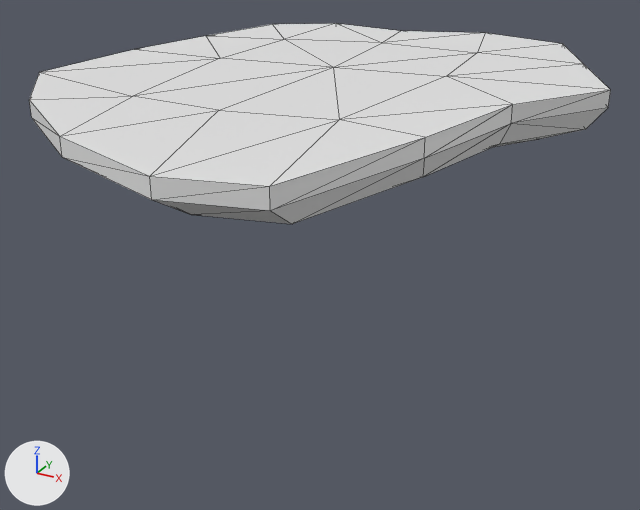
The OBJ model Tiny_Giant/Assets/Assets/Level2SecondPlat.obj as it was, and as the next commit left it.
The view is the same before and after, from a 50 mm camera at (62.4, -88.9, 44.3) aimed at (-13.6, 49.3, -24.8). The lights are fixed; the arrows at lower left show +X, +Y and +Z. Mesh edges are drawn as thin lines. Where no turn or scale is listed for an object, it has been applied to the vertices.

Script lines for the objects in view, before the commit:
```python
me_level2secondplat = bpy.data.meshes.new('Level2SecondPlat')
me_level2secondplat.from_pydata(...)  # 82 vertices, 160 faces; spans x -59.6..34.1, y -9.5..106.2, z 0.3..10.0
ob_level2secondplat = bpy.data.objects.new('Level2SecondPlat', me_level2secondplat)
ob_level2secondplat.location = (0.0, 0.0, 0.0)
```
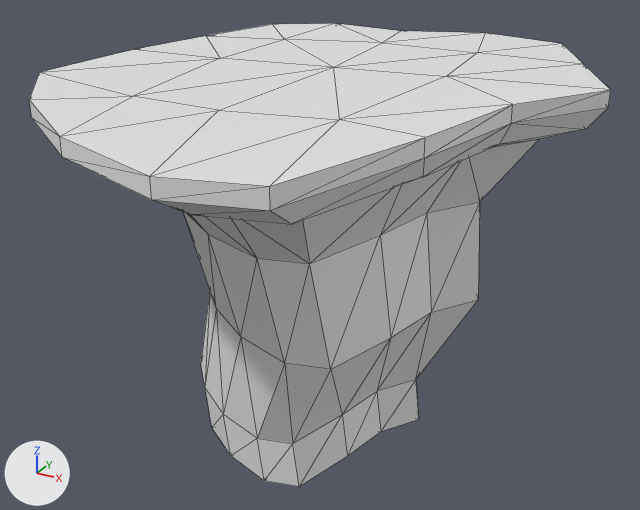
Commit message: level 2 progress

What the commit changed:
me_level2secondplat is used by ob_level2secondplat; location (0.0, 0.0, 0.0).
me_level2secondplat had 82 vertices, 160 faces and spanned x -59.6..34.1, y -9.5..106.2, z 0.3..10.0.
me_level2secondplat now has 146 vertices, 288 faces and spans x -59.6..34.1, y -9.5..106.2, z -65.1..10.0.
Part 1, on me_level2secondplat:
10 vertices are removed from x -46.4..2.5, y 29.6..94.0, z 0.3.
37 faces are deleted.
3 vertices move from x -30.8..0.6, y 72.6..77.4, z 0.3 to x -35.1..3.3, y 78.7..83.4, z -12.9.
62 vertices are added at x -45.0..14.7, y 19.5..92.1, z -65.1..-11.1.
6 new vertices lie (1.1, 0.4, -9.8) away from vertices in x -43.1..2.3, y 32.1..76.4, z -55.3..-53.8.
6 new vertices lie (1.0, 0.3, -9.8) away from vertices in x -45.0..-2.9, y 38.4..83.5, z -55.3..-53.8.
165 new faces join them.

Location of each change, (x1, y1, x2, y2) in pixels of the pictures (640 x 510 px):
'Level2SecondPlat', reshaped (130% taller)
    before: (29, 23, 611, 224)
    after: (29, 23, 611, 486)
part 1 of me_level2secondplat, built on
    after: (184, 139, 539, 486)
